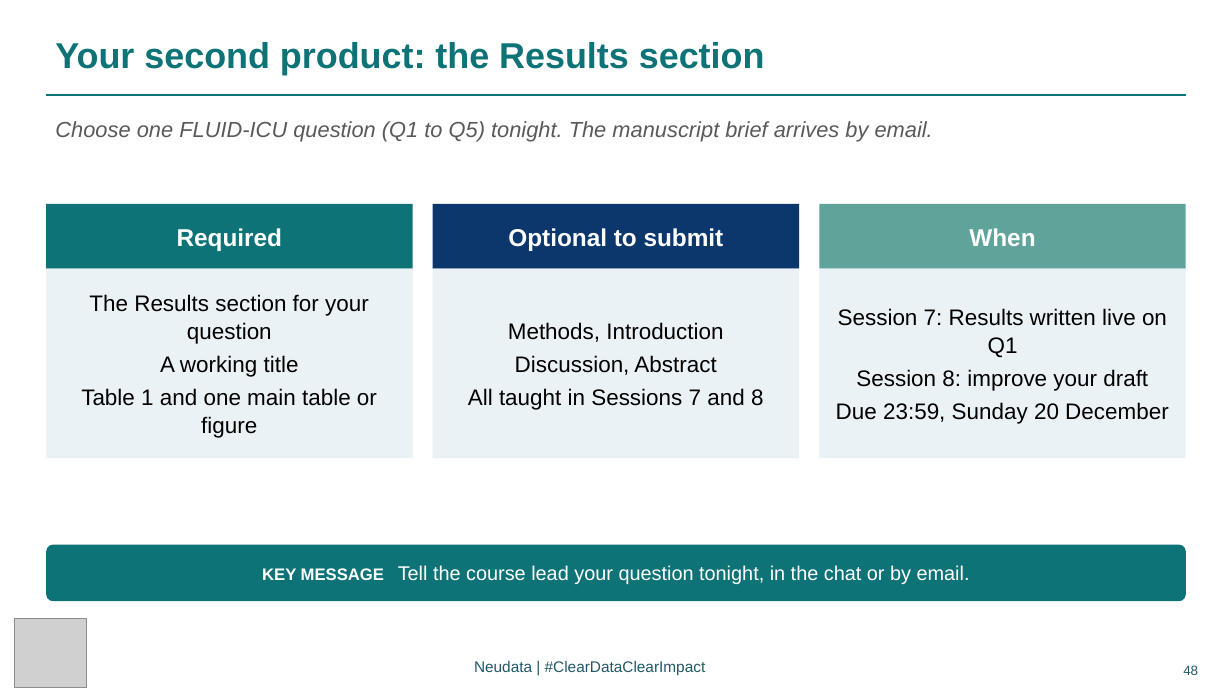
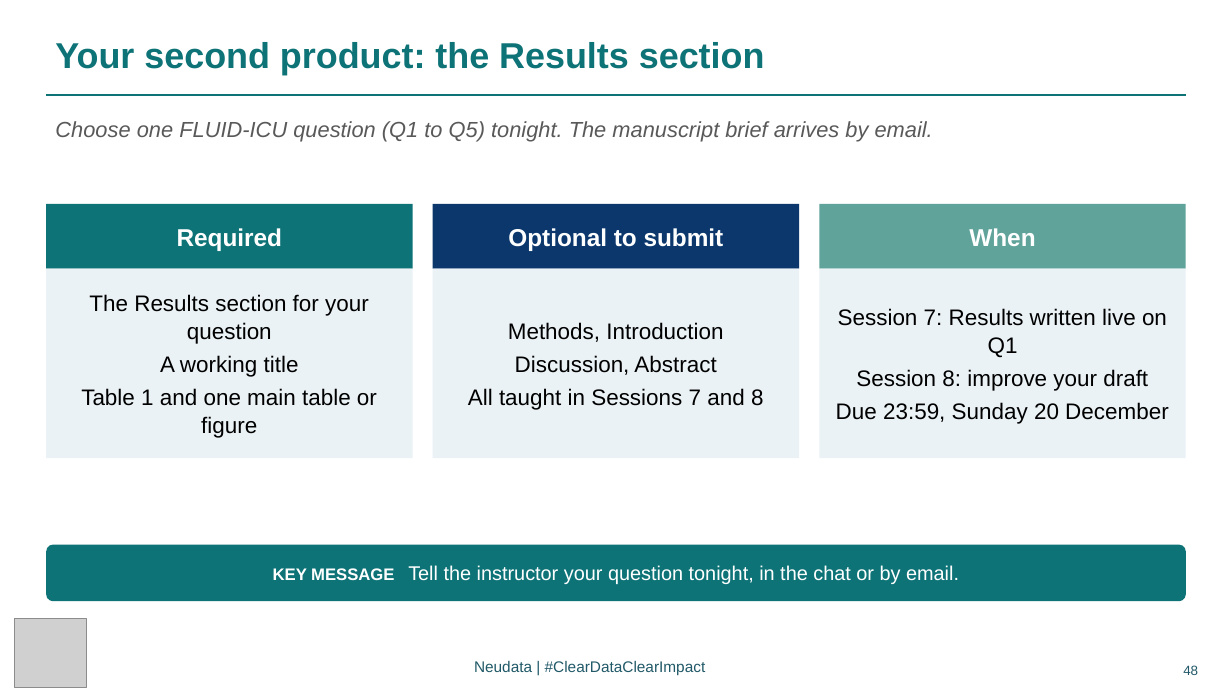
Before and after one commit to neu-data/FoundationsofClinicalResearch, a slide deck: slide 48 of en/files/slides/Session_6_EN.pptx. Drawn at 1232x693 pixels with LibreOffice and Linux fonts; fonts in the diff are those of the drawing; grey boxes stand for pictures. Boxes give left, top, right and bottom in pixels: in the first picture for what was removed or moved away, otherwise in the second. Text is boxed around its words. In the diff, an @@ line names an element or a change of style, - is before the commit and + after.

Commit message:
Rebuild: instructor wording in English, rubric and proposal brief follow-up

```diff
--- a/en/files/slides/Session_6_EN.pptx
+++ b/en/files/slides/Session_6_EN.pptx
@@ text in rounded rectangle at (x1=273, y1=565, x2=959, y2=584): text changed @@
-KEY MESSAGE Tell the course lead your question tonight, in the chat or by email.
+KEY MESSAGE Tell the instructor your question tonight, in the chat or by email.
```
Also in this commit, not shown: 37 other files.
